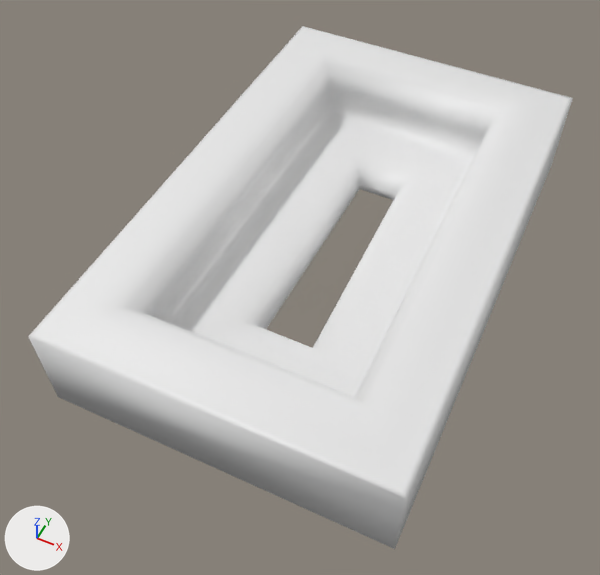
One commit to the Blender file Blender/frame.blend: the scene before it, then after it.
Rendered twice from a 50 mm camera at (10.21, -12.71, 17.82) aimed at (3.78, 0.14, 1.75). The lights are fixed; the arrows at lower left show +X, +Y and +Z.

In view in the first picture: 'BezierCurve.001'.
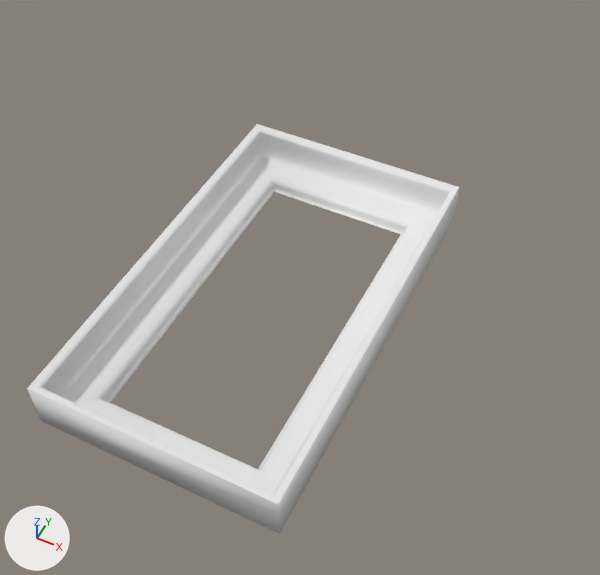
Patch to the scene script:
```diff
--- a/Blender/frame.blend.py
+++ b/Blender/frame.blend.py
@@ cu_beziercurve_001 @@
 _sp = cu_beziercurve_001.splines.new('BEZIER'); _sp.bezier_points.add(3)
-_sp.bezier_points.foreach_set('co', [6.154, -6.102, 2.862, 1.935, -6.126, 2.864, 1.969, 2.502, 3.135, 5.9, 2.502, 3.135])
-_sp.bezier_points.foreach_set('handle_left', [6.07, -3.234, 2.953, 3.341, -6.118, 2.864, 1.958, -0.374, 3.045, 4.59, 2.502, 3.135])
-_sp.bezier_points.foreach_set('handle_right', [4.748, -6.11, 2.863, 1.946, -3.25, 2.955, 3.279, 2.502, 3.135, 5.985, -0.366, 3.044])
+_sp.bezier_points.foreach_set('co', [-1.0, -3.5, 0.0, -1.0, 0.0, 0.0, 1.0, 0.0, 0.0, 0.979, -3.499, 0.0])
+_sp.bezier_points.foreach_set('handle_left', [-0.34, -3.5, 0.0, -1.0, -1.167, 0.0, 0.333, 0.0, 0.0, 0.986, -2.333, 0.0])
+_sp.bezier_points.foreach_set('handle_right', [-1.0, -2.333, 0.0, -0.333, 0.0, 0.0, 0.993, -1.166, 0.0, 0.319, -3.499, 0.0])
 for _p, _l, _r in zip(_sp.bezier_points, ['VECTOR', 'VECTOR', 'VECTOR', 'VECTOR'], ['VECTOR', 'VECTOR', 'VECTOR', 'VECTOR']): _p.handle_left_type = _l; _p.handle_right_type = _r
@@ cu_beziercurve @@
 cu_beziercurve.dimensions = '3D'
-_sp = cu_beziercurve.splines.new('BEZIER'); _sp.bezier_points.add(4)
-_sp.bezier_points.foreach_set('co', [-1.0, 1.462, 0.0, -0.446, 0.251, 0.0, 2.003, -0.725, 0.0, -2.96, -1.04, 0.0, -2.972, 1.333, 0.0])
-_sp.bezier_points.foreach_set('handle_left', [-1.657, 1.643, 0.0, -0.63, 0.654, 0.0, 1.807, 0.251, 0.0, -1.305, -0.935, 0.0, -2.968, 0.542, 0.0])
-_sp.bezier_points.foreach_set('handle_right', [-0.158, 0.974, 0.0, -0.342, -0.315, 0.0, 2.487, -1.522, 0.0, -2.964, -0.249, 0.0, -2.315, 1.376, 0.0])
-for _p, _l, _r in zip(_sp.bezier_points, ['FREE', 'VECTOR', 'FREE', 'VECTOR', 'VECTOR'], ['FREE', 'FREE', 'FREE', 'VECTOR', 'VECTOR']): _p.handle_left_type = _l; _p.handle_right_type = _r
+_sp = cu_beziercurve.splines.new('BEZIER'); _sp.bezier_points.add(7)
+_sp.bezier_points.foreach_set('co', [1.997, 0.923, 0.0, 0.566, 1.28, 0.0, -0.262, 3.012, 0.0, -1.015, 3.297, 0.0, -1.0, 0.0, 0.0, 1.0, 0.0, 0.0, 3.051, 0.0, 0.0, 2.581, 0.602, 0.0])
+_sp.bezier_points.foreach_set('handle_left', [2.192, 0.816, 0.0, 1.043, 1.161, 0.0, -0.124, 2.567, 0.0, -0.764, 3.202, 0.0, -1.005, 1.099, 0.0, 0.333, 0.0, 0.0, 2.368, 0.0, 0.0, 2.738, 0.402, 0.0])
+_sp.bezier_points.foreach_set('handle_right', [1.52, 1.042, 0.0, -0.0545, 1.435, 0.0, -0.341, 3.269, 0.0, -1.01, 2.198, 0.0, -0.333, 0.0, 0.0, 1.667, 0.0, 0.0, 2.715, 0.0115, 0.0, 2.397, 0.838, -0.0000106])
+for _p, _l, _r in zip(_sp.bezier_points, ['VECTOR', 'ALIGNED', 'ALIGNED', 'VECTOR', 'VECTOR', 'VECTOR', 'VECTOR', 'VECTOR'], ['VECTOR', 'ALIGNED', 'ALIGNED', 'VECTOR', 'VECTOR', 'FREE', 'FREE', 'FREE']): _p.handle_left_type = _l; _p.handle_right_type = _r
 _sp.order_u = 0
@@ cu_beziercurve @@
 cu_beziercurve.use_path_clamp = True
-cu_beziercurve.bevel_mode = 'OBJECT'
 cu_beziercurve.bevel_resolution = 0
 cu_beziercurve.fill_mode = 'HALF'
-cu_beziercurve.bevel_object = ob_beziercurve_001
@@ ob_beziercurve_001 @@
 ob_beziercurve_001 = bpy.data.objects.new('BezierCurve.001', cu_beziercurve_001)
-ob_beziercurve_001.location = (0.39, 2.79, 0.0)
+ob_beziercurve_001.location = (2.68, 5.77, 0.0)
+ob_beziercurve_001.scale = (3.1, 3.1, 3.1)
@@ ob_beziercurve @@
 ob_beziercurve = bpy.data.objects.new('BezierCurve', cu_beziercurve)
-ob_beziercurve.location = (-3.764, 0.0, 1.691)
+ob_beziercurve.location = (-5.992, 0.0, 0.0)
+ob_beziercurve.scale = (0.139, 0.139, 0.139)
```

What differs and where, as boxes [x1, y1, x2, y2] in the pictures (600 x 575 px):
'BezierCurve.001', reshaped, moved, rescaled (21% narrower, 22% shorter)
    before: [28, 26, 573, 549]
    after: [27, 124, 460, 534]
